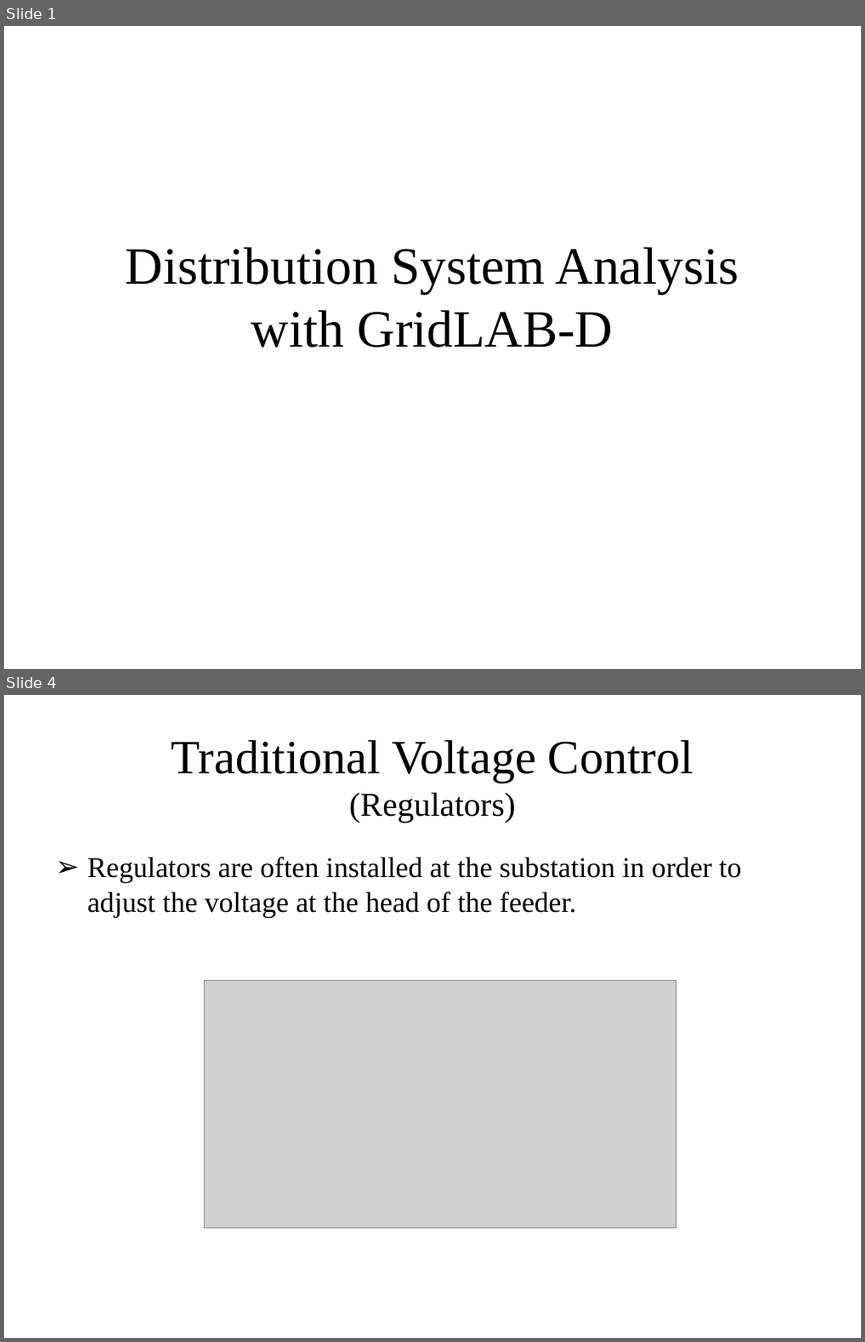
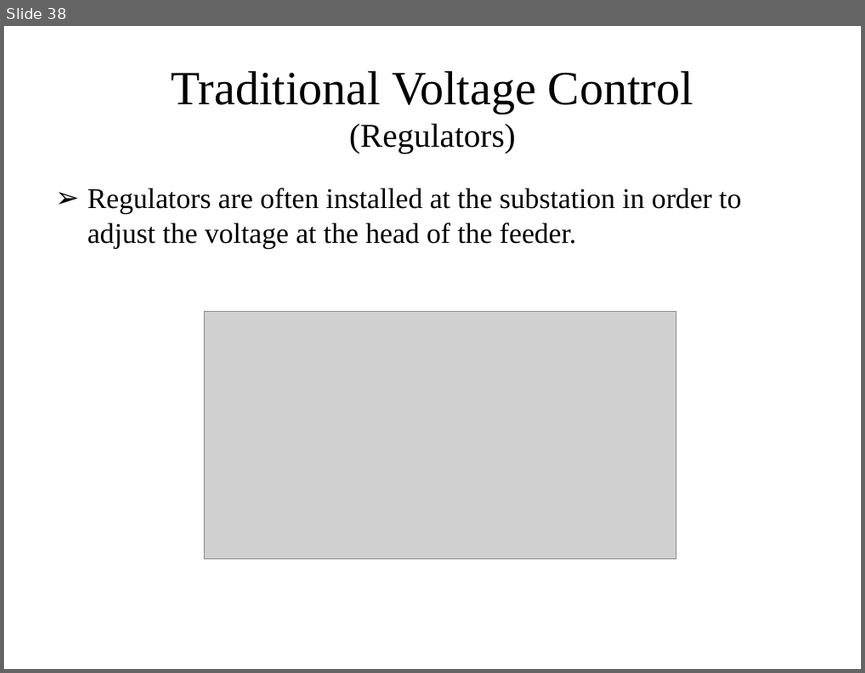
Before and after one commit to gridlab-d/course, a slide deck: Distribution_Analysis_Course/2.0 - CVR.ppt. Shown one above the other, each under a label of ours: slides 1 and 4 before the commit, slide 38 after it; the slides between them are not shown. The pictures are 865x1342 and 865x673 pixels, drawn with LibreOffice and Linux fonts; fonts in the diff are those of the drawing; grey boxes stand for pictures. Boxes give left, top, right and bottom in pixels: in the first picture for what was removed or moved away, otherwise in the second. Text is boxed around its words. In the diff, an @@ line names an element or a change of style, - is before the commit and + after.

```diff
--- a/Distribution_Analysis_Course/2.0 - CVR.ppt
+++ b/Distribution_Analysis_Course/2.0 - CVR.ppt
@@ slide 1 removed at bbox=[4, 26, 861, 669], background #FFFFFF @@
@@ title removed at bbox=[126, 247, 738, 347] @@
-Distribution System Analysis with GridLAB-D
@@ what was slide 4 is now slide 38 @@
```
Also in this commit, not shown: 3 slides changed, 4 slides added, 2 other slides removed.
